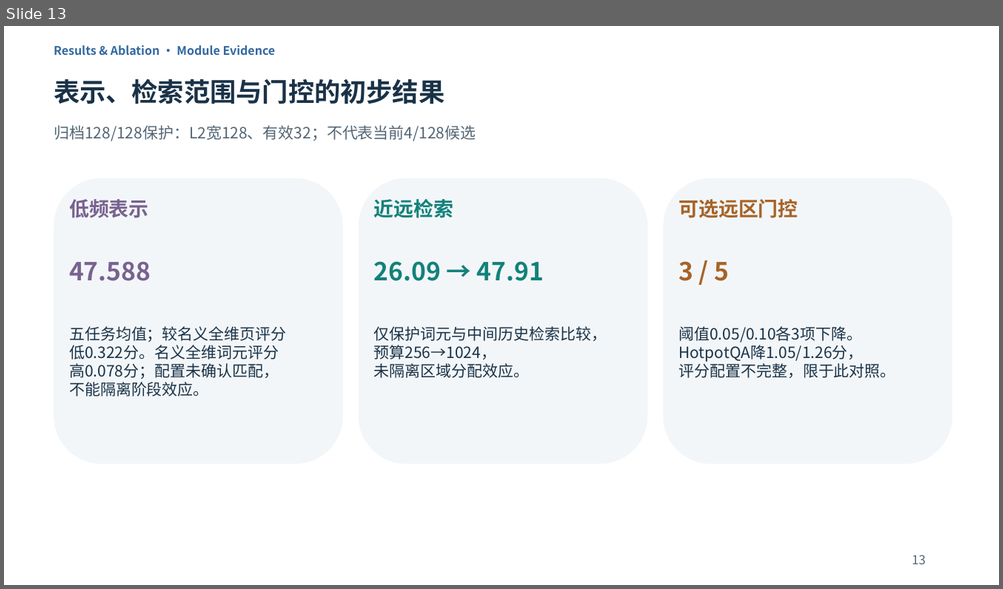
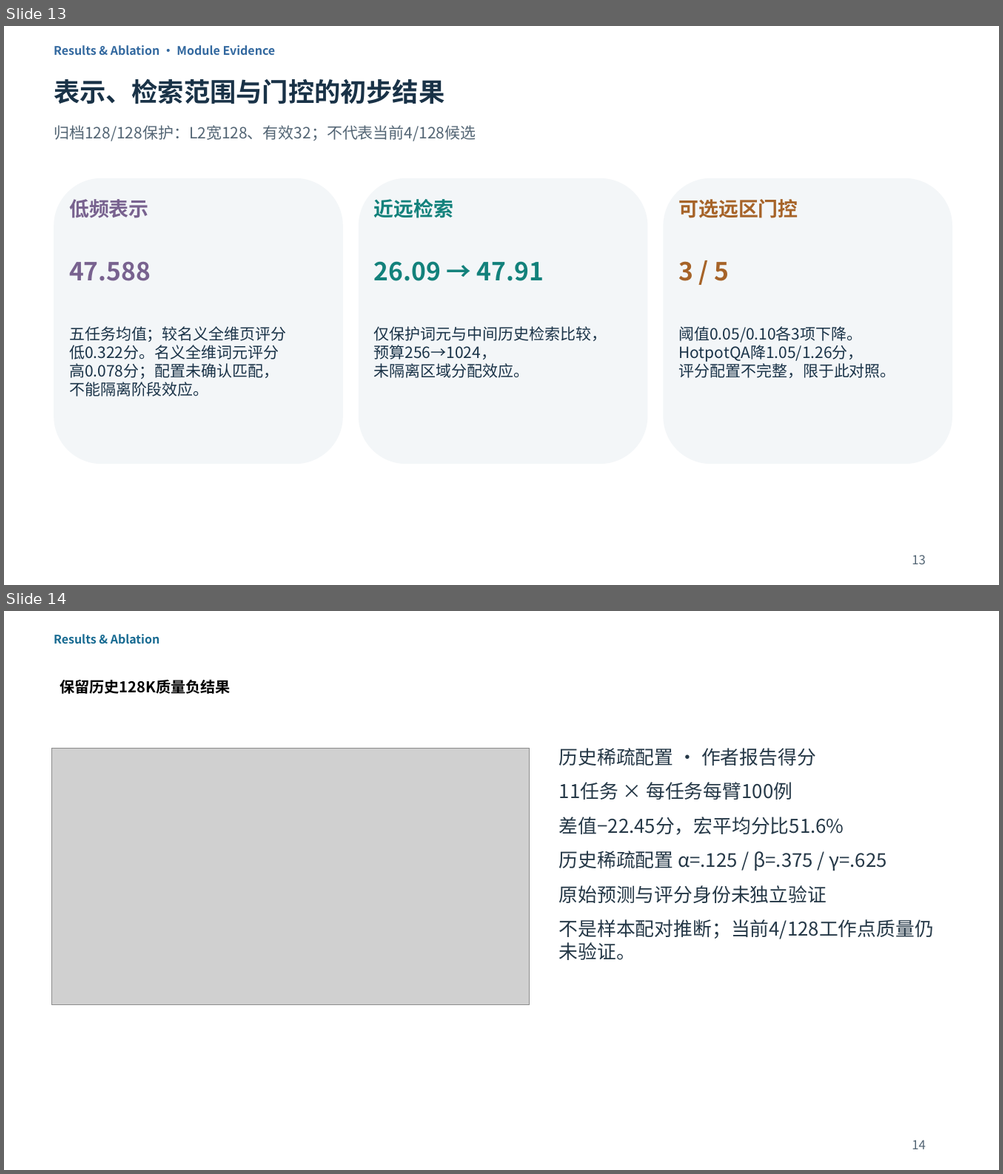
Before and after one commit to Chosen-David/two-level-attention, a slide deck: agent_doc/advice/dac_manuscript/presentation/TwoLevel_UserEdited_20261014.pptx. Shown one above the other, each under a label of ours: slide 13 before the commit, slides 13 and 14 after it. The pictures are 1003x589 and 1003x1174 pixels, drawn with LibreOffice and Linux fonts; fonts in the diff are those of the drawing; grey boxes stand for pictures. Boxes give left, top, right and bottom in pixels: in the first picture for what was removed or moved away, otherwise in the second. Text is boxed around its words. In the diff, an @@ line names an element or a change of style, - is before the commit and + after.

```diff
--- a/agent_doc/advice/dac_manuscript/presentation/TwoLevel_UserEdited_20261014.pptx
+++ b/agent_doc/advice/dac_manuscript/presentation/TwoLevel_UserEdited_20261014.pptx
@@ slide 14 added at (x1=4, y1=611, x2=999, y2=1170), background #FFFFFF @@
@@ text added at (x1=54, y1=634, x2=160, y2=644), 14.2 pt, text #176A91, bold @@
+Results & Ablation
@@ text added at (x1=60, y1=680, x2=230, y2=694), 18 pt, text #000000 @@
+保留历史128K质量负结果
@@ picture added at (x1=51, y1=748, x2=529, y2=1005) @@
@@ text added at (x1=559, y1=748, x2=933, y2=960), 23 pt, text #243746 @@
+历史稀疏配置 · 作者报告得分
+11任务 × 每任务每臂100例
+差值−22.45分，宏平均分比51.6%
+历史稀疏配置 α=.125 / β=.375 / γ=.625
+原始预测与评分身份未独立验证
+不是样本配对推断；当前4/128工作点质量仍未验证。
@@ text added at (x1=911, y1=1140, x2=925, y2=1150), 15 pt, text #536574 @@
+14
```
Also in this commit, not shown: 1 slide changed, 1 other slide added, 2 slides removed, 45 other files.
